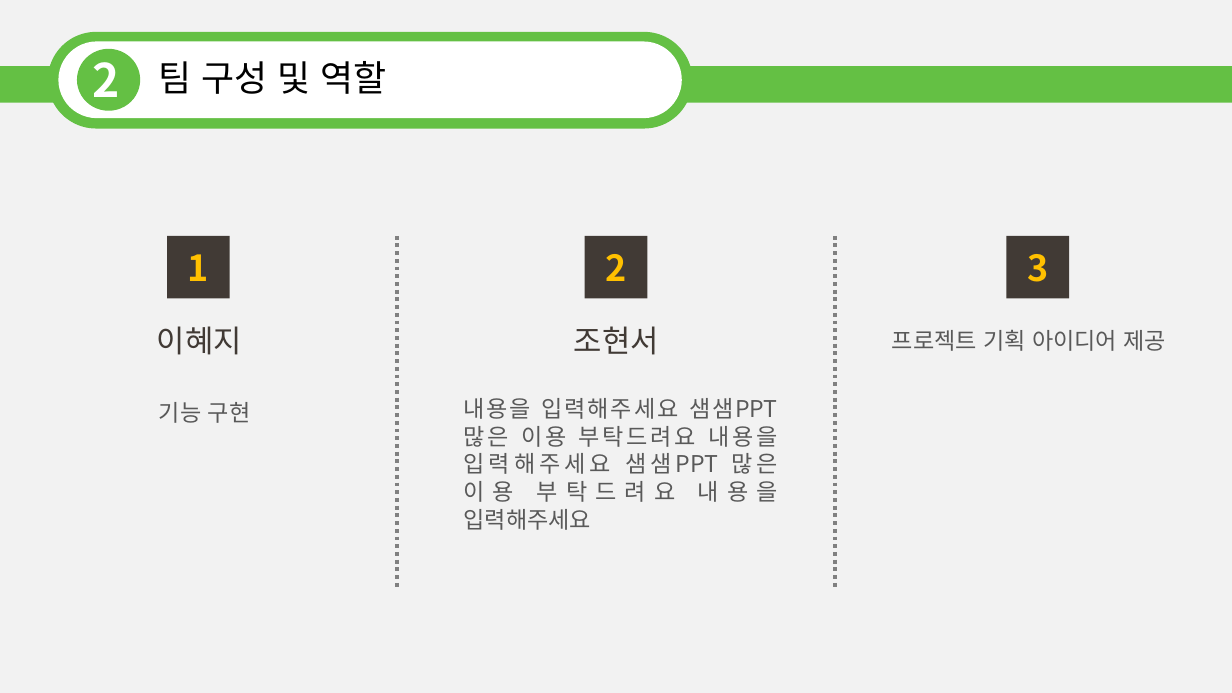
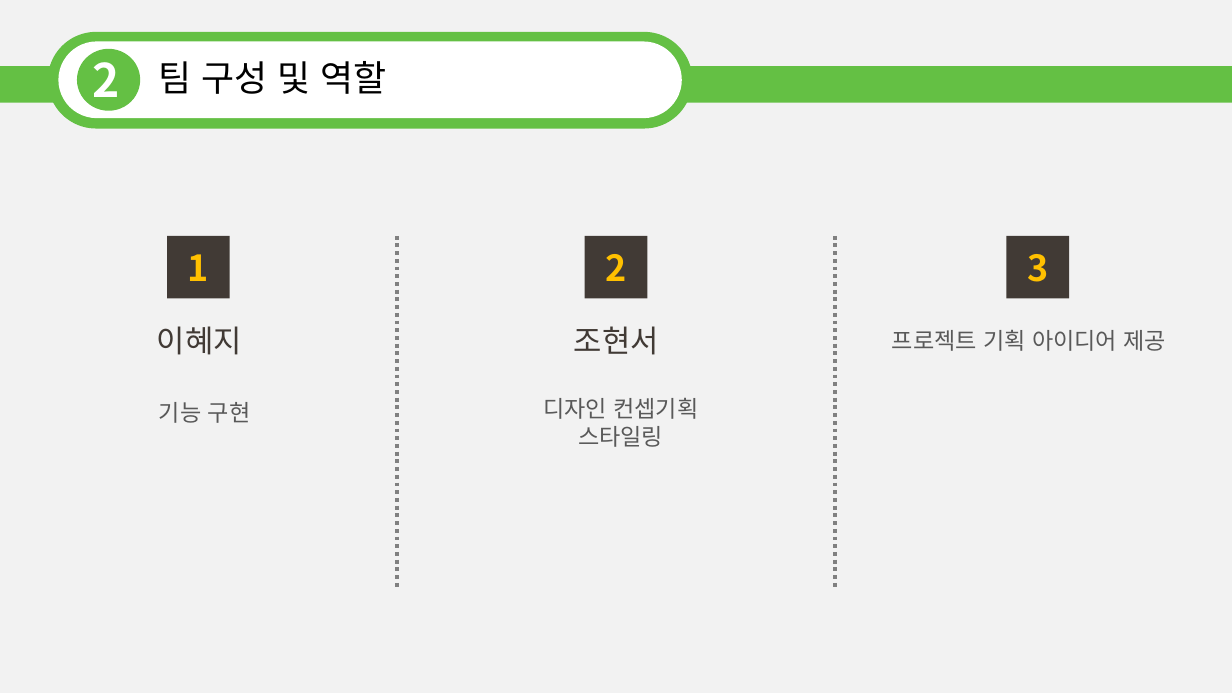
Before and after one commit to whgustj0831/new_2Z1, a slide deck: slide 6 of 지하철PPT템플릿 고딕.pptx. Drawn at 1232x693 pixels with LibreOffice and Linux fonts; fonts in the diff are those of the drawing. Boxes give left, top, right and bottom in pixels: in the first picture for what was removed or moved away, otherwise in the second. Text is boxed around its words. In the diff, an @@ line names an element or a change of style, - is before the commit and + after.

```diff
--- a/지하철PPT템플릿 고딕.pptx
+++ b/지하철PPT템플릿 고딕.pptx
@@ text at [543, 398, 698, 447]: text changed @@
-내용을 입력해주세요 샘샘PPT 많은 이용 부탁드려요 내용을 입력해주세요 샘샘PPT 많은 이용 부탁드려요 내용을 입력해주세요
+디자인 컨셉기획
+스타일링
```
Also in this commit, not shown: 2 other slides changed, 2 slides added.
